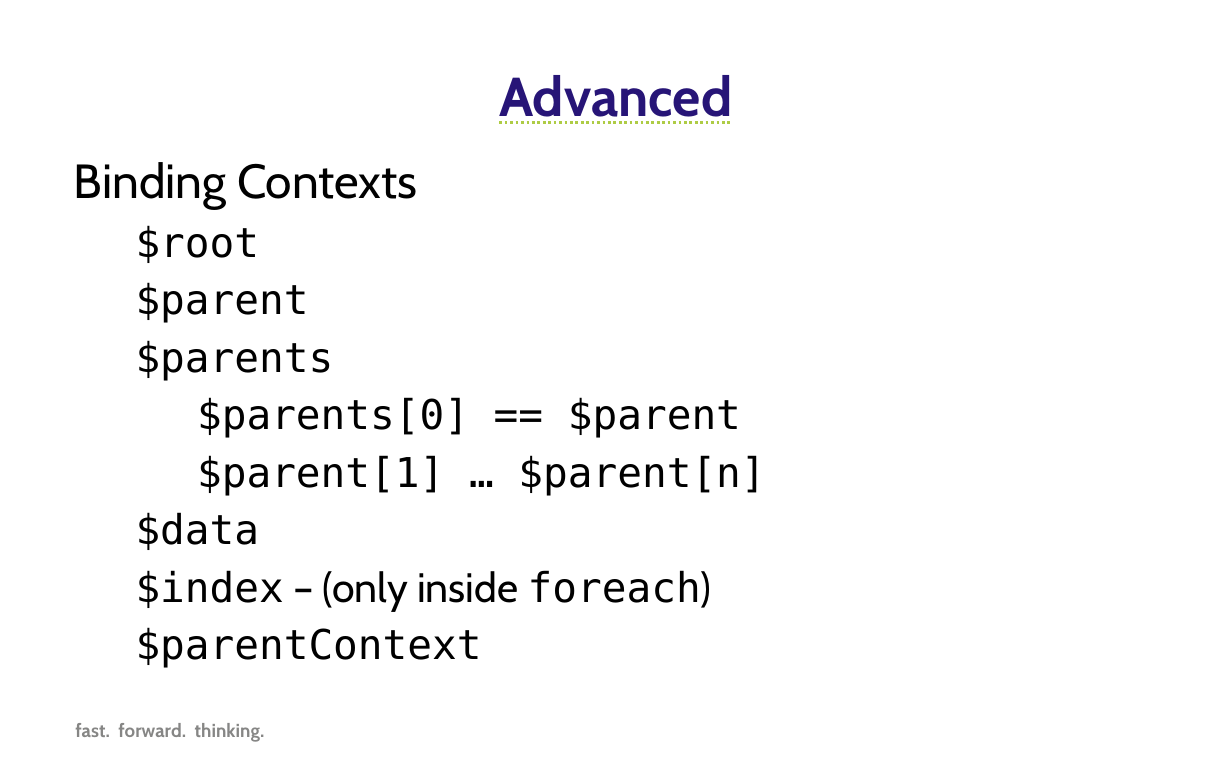
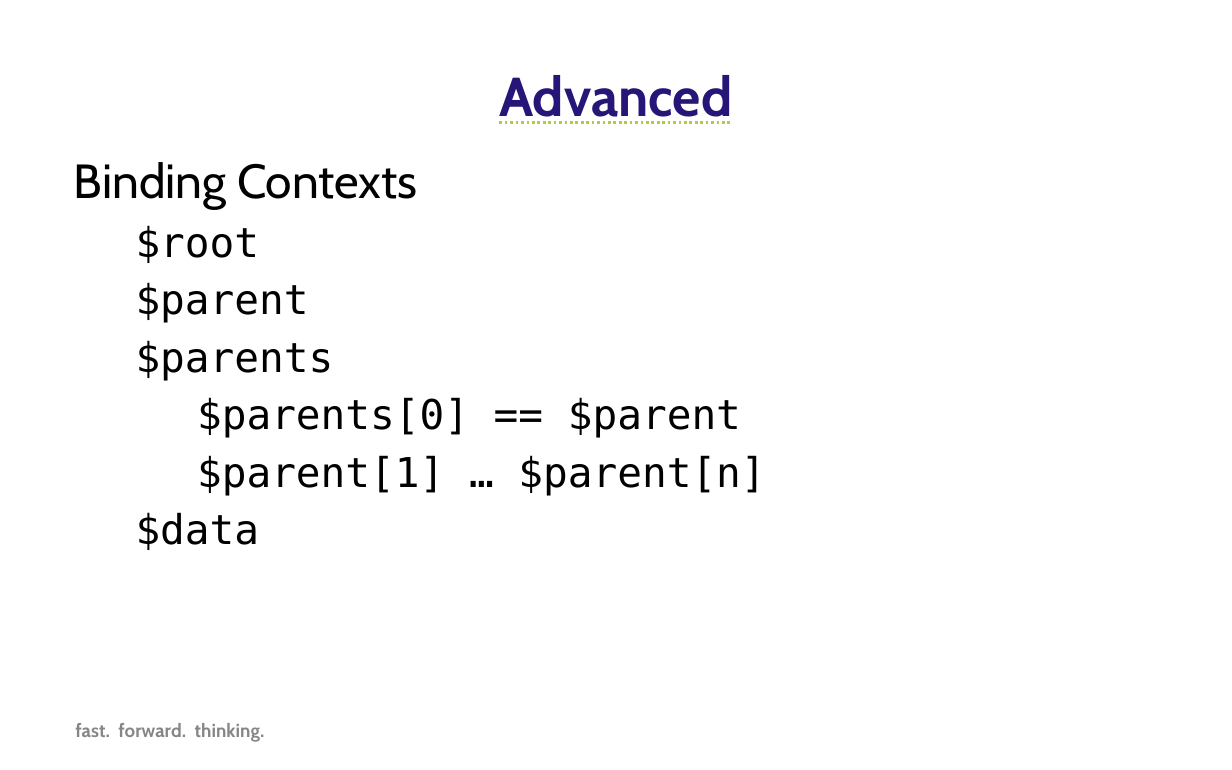
Before and after one commit to SteveDuitsman/MVVM_Examples, a slide deck: slide 11 of Forward Thinking KnockoutJS.pptx. Drawn at 1232x770 pixels with LibreOffice and Linux fonts; fonts in the diff are those of the drawing; background and template pictures are left out. Boxes give left, top, right and bottom in pixels: in the first picture for what was removed or moved away, otherwise in the second. Text is boxed around its words. In the diff, an @@ line names an element or a change of style, - is before the commit and + after.

```diff
--- a/Forward Thinking KnockoutJS.pptx
+++ b/Forward Thinking KnockoutJS.pptx
@@ text at (136, 570, 712, 668): paragraphs removed @@
-  $index – (only inside foreach)
-  $parentContext
```
Also in this commit, not shown: 2 other slides changed.
